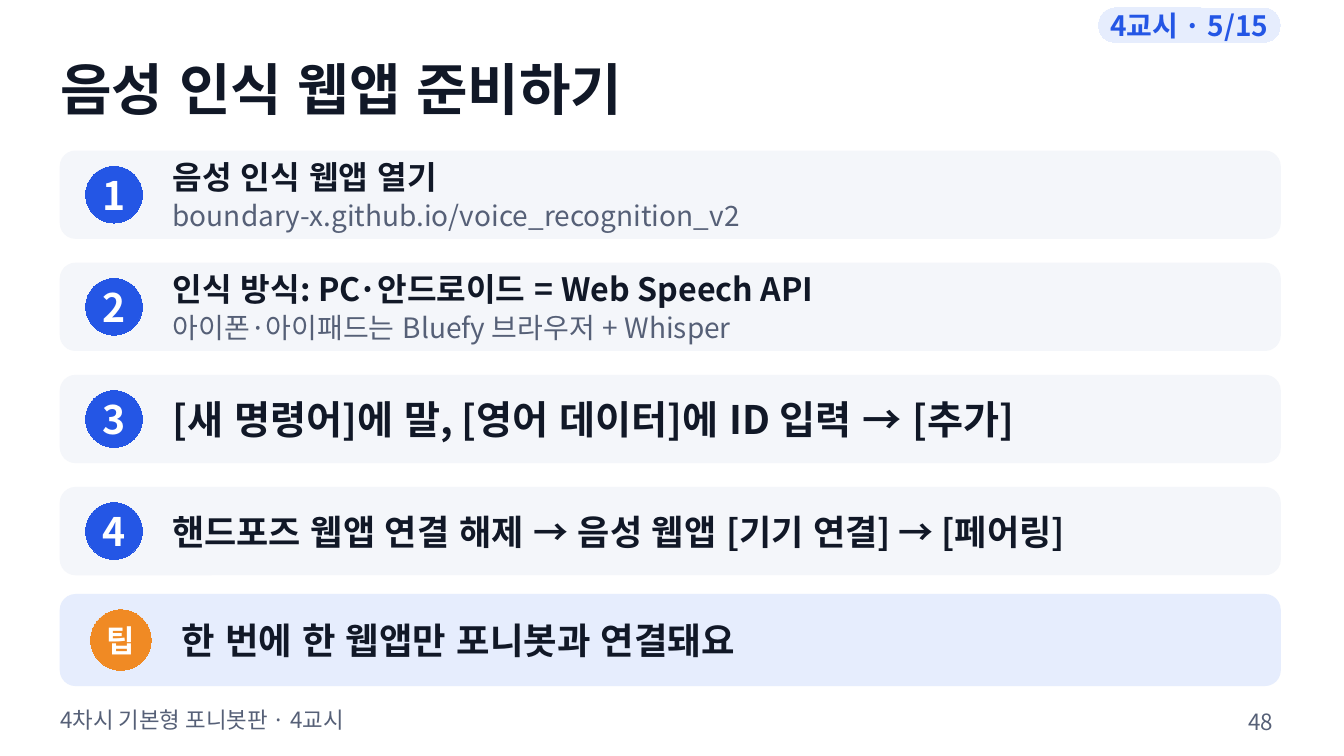
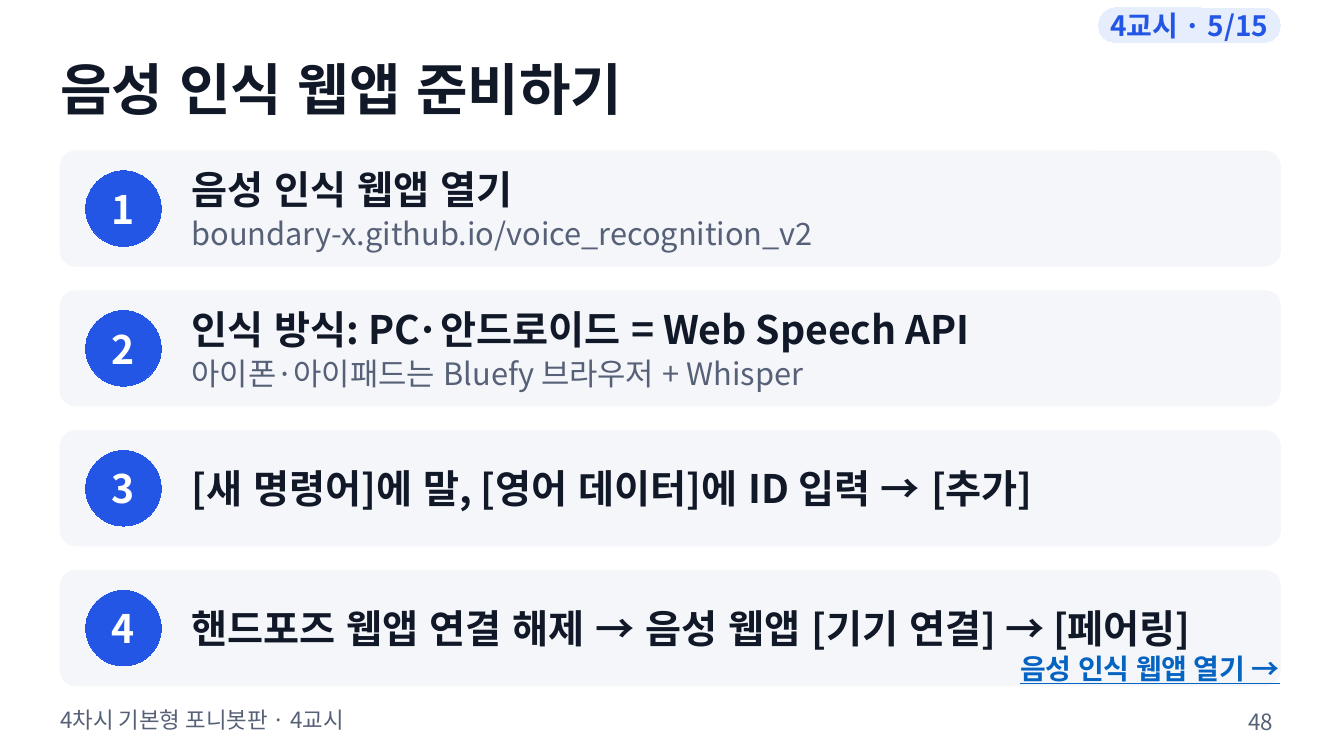
Before and after one commit to boundaryx01-uniquelife/microbit, a slide deck: slide 48 of bridge/ponybot/materials/포니봇_4차시_기본형/ponybot_4차시_수업슬라이드.pptx. Drawn at 1344x756 pixels with LibreOffice and Linux fonts; fonts in the diff are those of the drawing. Boxes give left, top, right and bottom in pixels: in the first picture for what was removed or moved away, otherwise in the second. Text is boxed around its words. In the diff, an @@ line names an element or a change of style, - is before the commit and + after.

```diff
--- a/bridge/ponybot/materials/포니봇_4차시_기본형/ponybot_4차시_수업슬라이드.pptx
+++ b/bridge/ponybot/materials/포니봇_4차시_기본형/ponybot_4차시_수업슬라이드.pptx
@@ rounded rectangle: place and size @@
-rounded rectangle at bbox=[60, 151, 1280, 238]
+rounded rectangle at bbox=[60, 151, 1280, 266]
@@ ellipse "1": place and size @@
-ellipse "1" at bbox=[86, 166, 142, 223]
+ellipse "1" at bbox=[86, 170, 161, 246]
@@ text "음성 인식 웹앱 열기": place and size @@
-text "음성 인식 웹앱 열기" at bbox=[173, 162, 740, 233]
+text "음성 인식 웹앱 열기" at bbox=[191, 171, 813, 253]
@@ text "음성 인식 웹앱 열기" at bbox=[191, 171, 813, 253]: size 23 to 28 pt in "음성 인식 웹앱 열기"; size 20 to 22 pt in "boundary-x.github.io/voice_recognition_v2" @@
@@ proportions changed in 3 elements at bbox=[60, 151, 1280, 266], bbox=[60, 432, 1280, 546], bbox=[60, 291, 1280, 406] @@
@@ rounded rectangle: place and size @@
-rounded rectangle at bbox=[60, 263, 1280, 350]
+rounded rectangle at bbox=[60, 291, 1280, 406]
@@ text "인식 방식: PC·안드로이드 = Web ...": place and size @@
-text "인식 방식: PC·안드로이드 = Web ..." at bbox=[173, 274, 814, 345]
+text "인식 방식: PC·안드로이드 = Web ..." at bbox=[191, 311, 969, 392]
@@ text "인식 방식: PC·안드로이드 = Web ..." at bbox=[191, 311, 969, 392]: size 23 to 28 pt in "인식 방식: PC·안드로이드 = Web Speech API"; size 20 to 22 pt in "아이폰·아이패드는 Bluefy 브라우저 + Whisper" @@
@@ ellipse "2": place and size @@
-ellipse "2" at bbox=[86, 278, 142, 335]
+ellipse "2" at bbox=[86, 311, 161, 386]
@@ rounded rectangle removed at bbox=[60, 376, 1280, 463] @@
@@ rounded rectangle: place and size @@
-rounded rectangle at bbox=[60, 488, 1280, 575]
+rounded rectangle at bbox=[60, 432, 1280, 546]
@@ text "[새 명령어]에 말, [영어 데이터]에 ...": place and size @@
-text "[새 명령어]에 말, [영어 데이터]에 ..." at bbox=[173, 401, 1014, 443]
+text "[새 명령어]에 말, [영어 데이터]에 ..." at bbox=[191, 470, 1033, 512]
@@ ellipse "3": place and size @@
-ellipse "3" at bbox=[86, 391, 142, 448]
+ellipse "3" at bbox=[86, 451, 161, 526]
@@ rounded rectangle: place and size @@
-rounded rectangle at bbox=[60, 595, 1280, 686]
+rounded rectangle at bbox=[60, 571, 1280, 686]
@@ rounded rectangle at bbox=[60, 571, 1280, 686]: fill #E6EDFD to #F4F6FA; outline #E6EDFD 1 pt to #F4F6FA 1 pt; proportions changed @@
@@ ellipse "4": place and size @@
-ellipse "4" at bbox=[86, 503, 142, 560]
+ellipse "4" at bbox=[86, 591, 161, 666]
@@ text "핸드포즈 웹앱 연결 해제 → ...": place and size @@
-text "핸드포즈 웹앱 연결 해제 → ..." at bbox=[173, 515, 1065, 551]
+text "핸드포즈 웹앱 연결 해제 → ..." at bbox=[191, 610, 1191, 650]
@@ text "핸드포즈 웹앱 연결 해제 → ..." at bbox=[191, 610, 1191, 650]: size 25 to 28 pt @@
@@ ellipse removed at bbox=[91, 610, 151, 670] @@
-팁
@@ text removed at bbox=[181, 623, 735, 658] @@
-한 번에 한 웹앱만 포니봇과 연결돼요
@@ text added at bbox=[1020, 655, 1246, 684], 20 pt, text #0563C1, bold, underline @@
+음성 인식 웹앱 열기 →
```
Also in this commit, not shown: 9 other slides changed, 17 other files.
